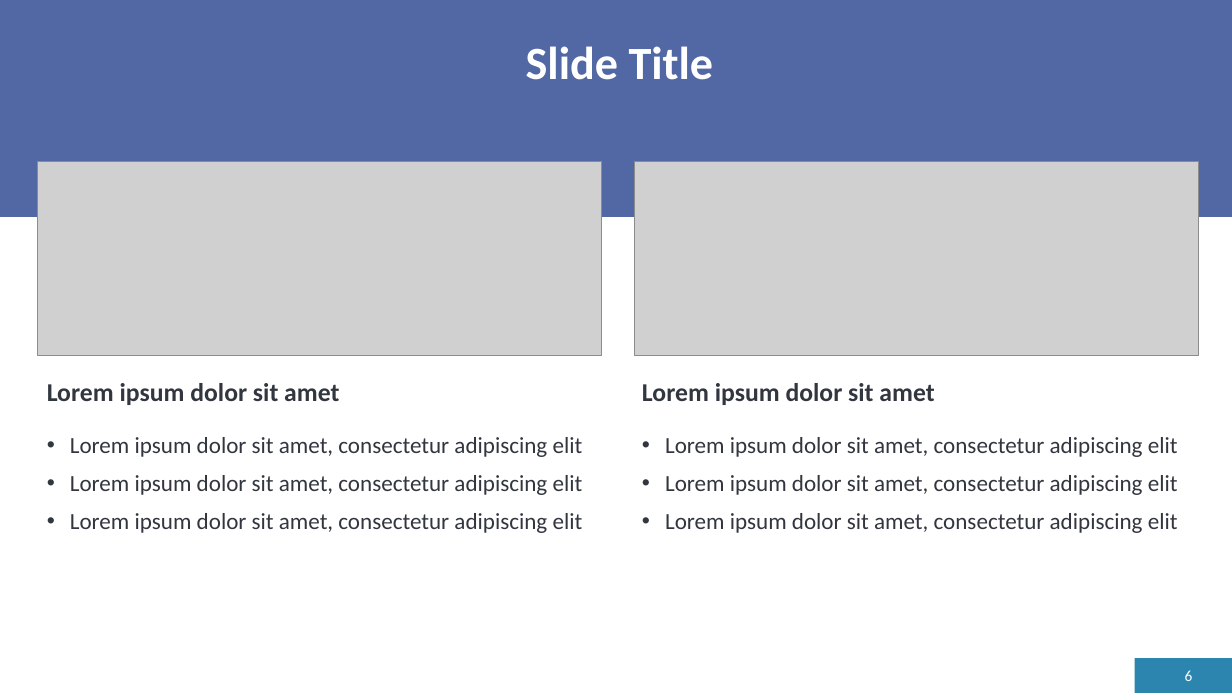
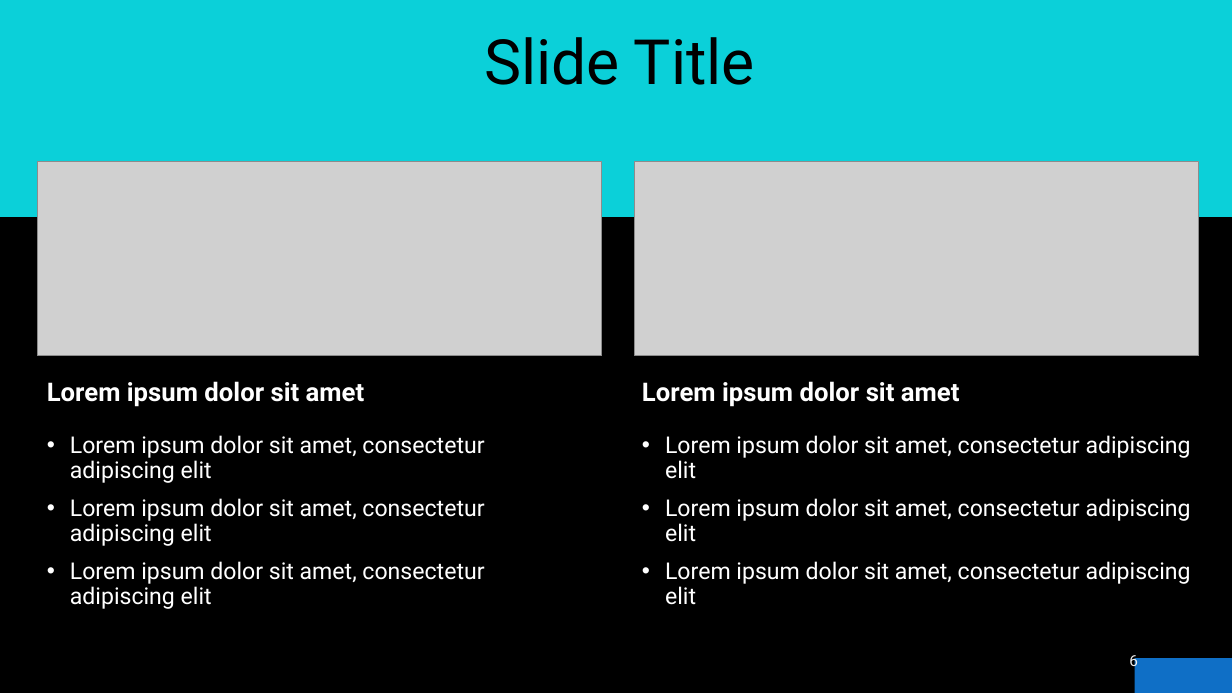
Before and after one commit to ElDon2308/Airline-Sentiment-Analysis, a slide deck: slide 6 of Airline Sentiment Analysis Presentation.pptx. Drawn at 1232x693 pixels with LibreOffice and Linux fonts; fonts in the diff are those of the drawing; grey boxes stand for pictures; background and template pictures are left out. Boxes give left, top, right and bottom in pixels: in the first picture for what was removed or moved away, otherwise in the second. Text is boxed around its words. In the diff, an @@ line names an element or a change of style, - is before the commit and + after.

```diff
--- a/Airline Sentiment Analysis Presentation.pptx
+++ b/Airline Sentiment Analysis Presentation.pptx
@@ background #FFFFFF to picture (left out) @@
@@ rectangle at (0,26,30,103): fill #2C85AE to #0F6FC6 @@
@@ rectangle at (0,0,1232,217): fill #5268A5 to #0BD0D9 @@
@@ title "Slide Title" at (484,37,755,85): size 36 to 48.6 pt, font Calibri to Roboto, text colour #FFFFFF to #000000, bold off @@
@@ font Calibri to Roboto, text colour #32363F to #FFFFFF in 4 elements at (642,381,960,407), (665,435,1191,605), (47,381,365,407), (70,435,484,609) @@
@@ page number: place and size @@
-page number at (1185,670,1193,681)
+page number at (1129,653,1138,671)
@@ page number at (1129,653,1138,671): font Calibri to Roboto, text colour #FFFFFF to gradient #9E9E9E to #EDEDED to #FFFFFF @@
@@ rectangle at (1135,658,1232,693): fill #2C85AE to #0F6FC6 @@
```
Also in this commit, not shown: 7 other slides changed, 2 slides added, 2 slides removed.
